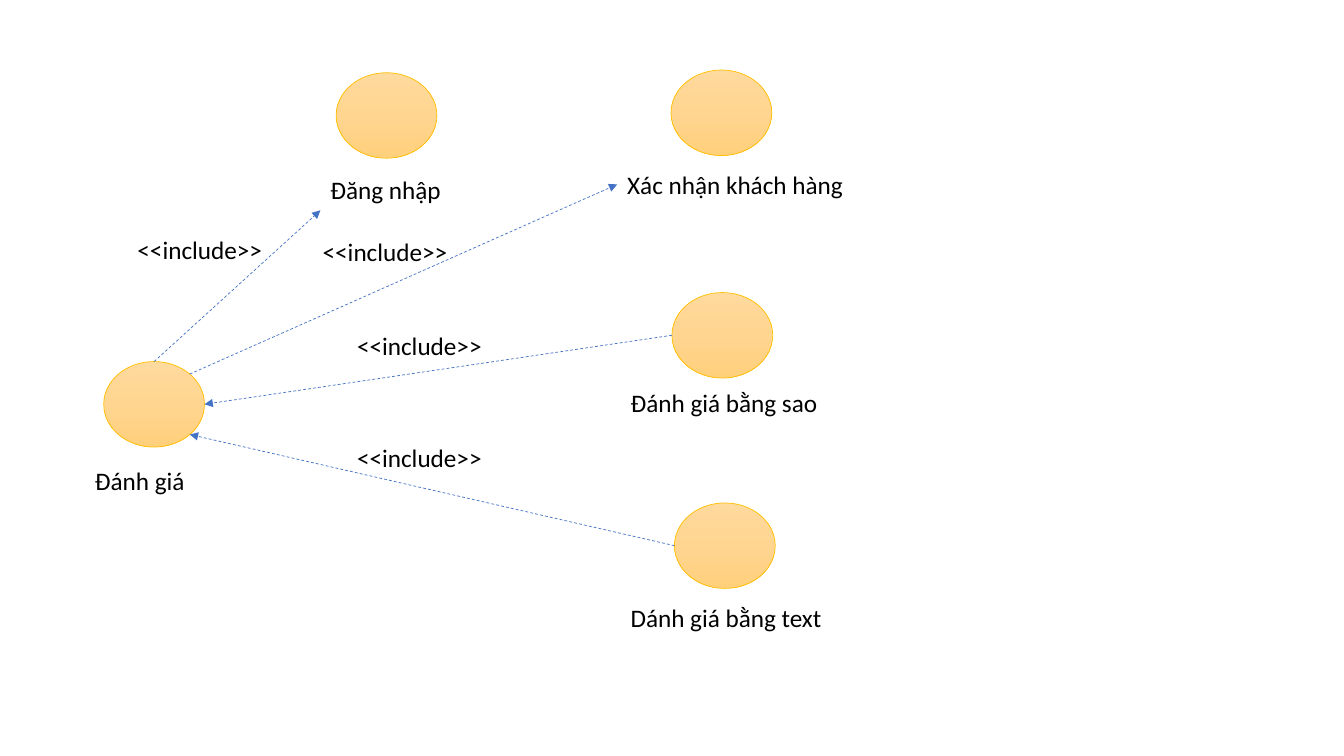
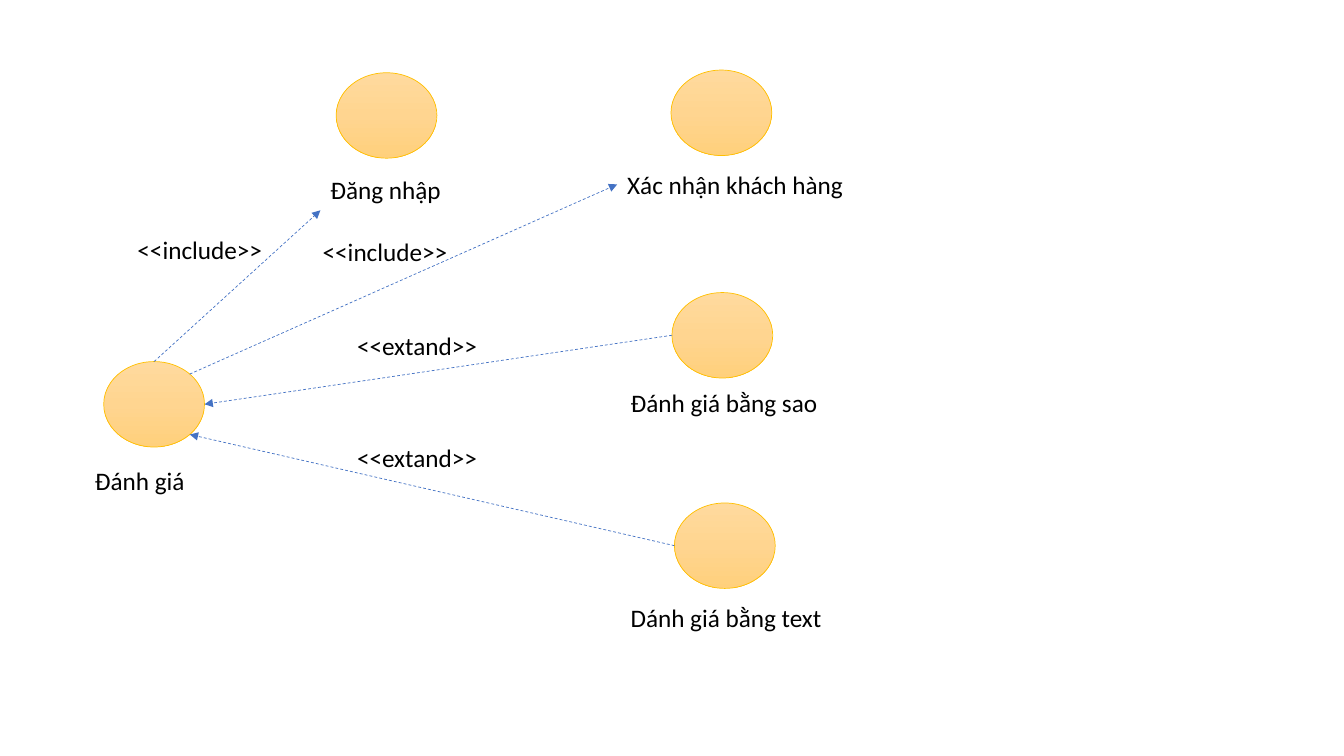
Before and after one commit to trieu203/cn-da21tta-lamngoctrieu-shoseshop-asp.net.core-mvc, a slide deck: slide 6 of thesis/abs/BIEU_DO_USER_CASE.pptx. Drawn at 1344x756 pixels with LibreOffice and Linux fonts; fonts in the diff are those of the drawing. Boxes give left, top, right and bottom in pixels: in the first picture for what was removed or moved away, otherwise in the second. Text is boxed around its words. In the diff, an @@ line names an element or a change of style, - is before the commit and + after.

```diff
--- a/thesis/abs/BIEU_DO_USER_CASE.pptx
+++ b/thesis/abs/BIEU_DO_USER_CASE.pptx
@@ text at [357, 337, 477, 355]: text changed @@
-<<include>>
+<<extand>>
@@ text at [357, 449, 477, 473]: text changed @@
-<<include>>
+<<extand>>
```
Also in this commit, not shown: 2 other slides changed, 37 other files.
